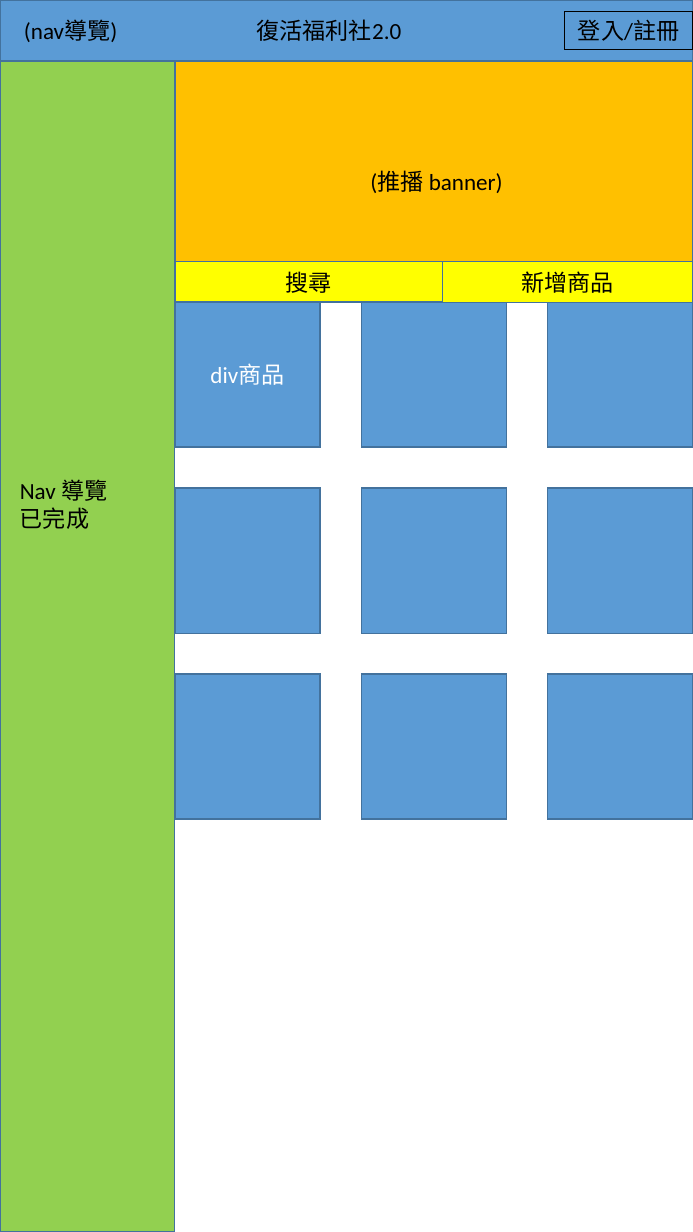
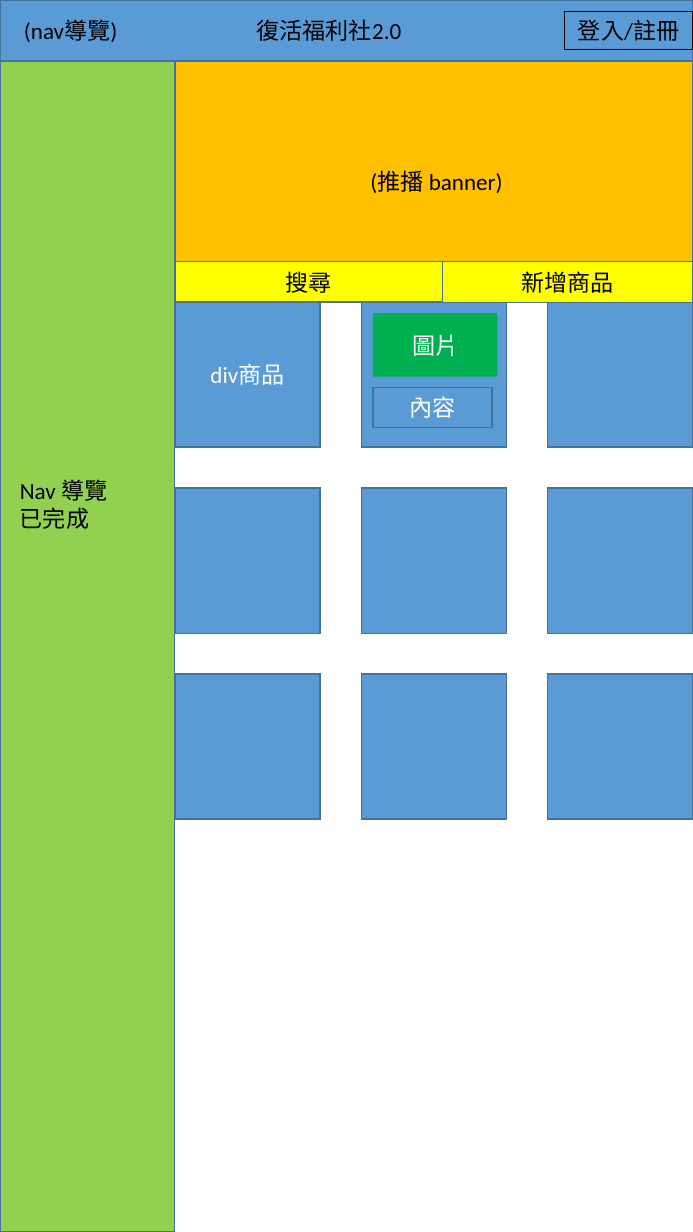
Before and after one commit to AustinChen123/108NCU_SA_GROUP13_Project, a slide deck: slide 1 of 網頁設計稿.pptx. Drawn at 693x1232 pixels with LibreOffice and Linux fonts; fonts in the diff are those of the drawing. Boxes give left, top, right and bottom in pixels: in the first picture for what was removed or moved away, otherwise in the second. Text is boxed around its words. In the diff, an @@ line names an element or a change of style, - is before the commit and + after.

```diff
--- a/網頁設計稿.pptx
+++ b/網頁設計稿.pptx
@@ rectangle added at (373,313,498,377), fill #00B050, 18 pt, text #FFFFFF @@
+圖片
@@ rectangle added at (373,387,492,428), fill #5B9BD5, outline #43739E 1 pt, 18 pt, text #FFFFFF @@
+內容
```
Also in this commit, not shown: 4 other slides changed, 1 slide added, 2 other files.
